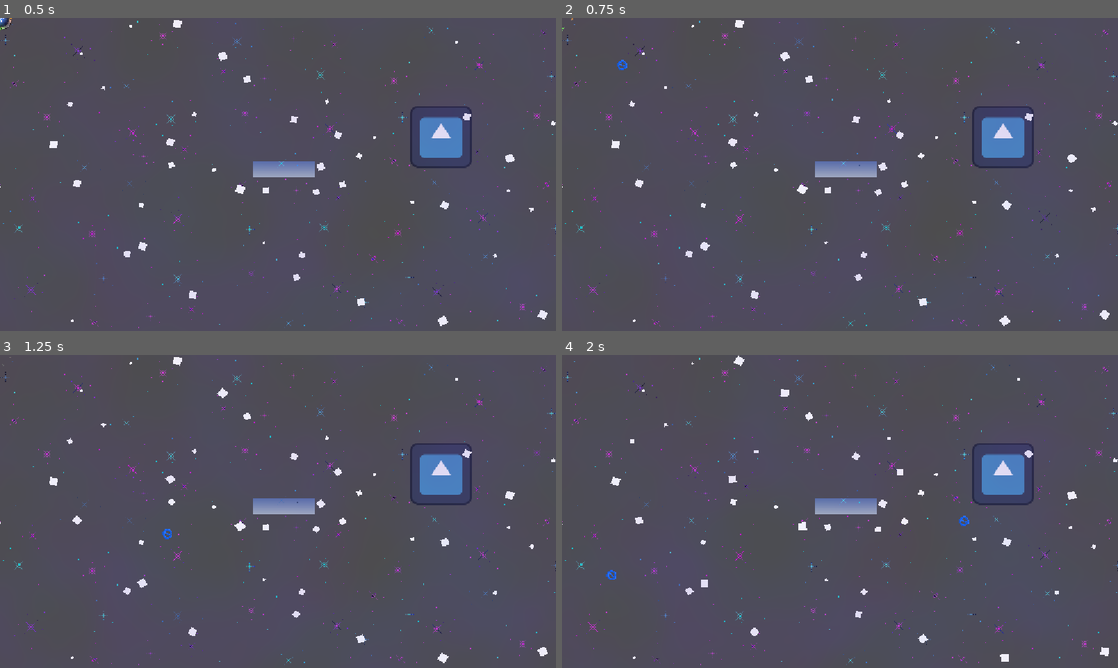
Above: before the commit, frames 1-4 (two rows, left to right).
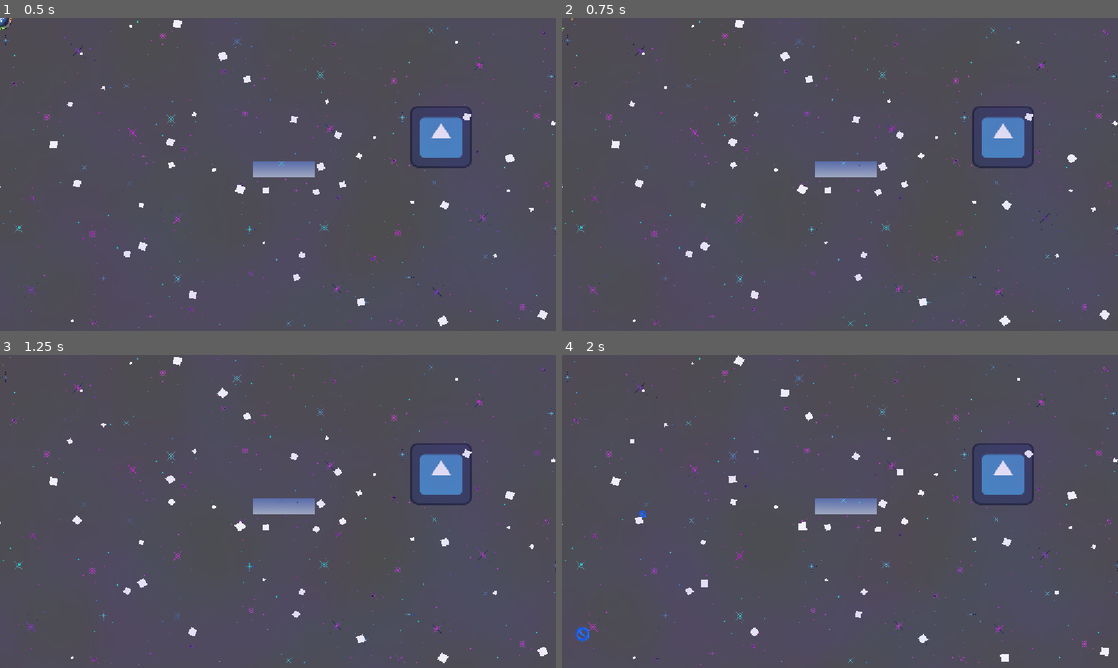
Above: after the commit, the same moments.

Repository: eee12342/New-Game
Game: Godot game, scene res://scenes/main.tscn
Two runs of this game, one before a commit and one after it. Both use one fixed random seed, a clock stepped at 60 frames per second and the inputs below. The engine's default icon, where the game draws it, is replaced by a stand-in: a white triangle on a blue panel in a dark square.
Inputs (mouse positions are in pixels of both pictures, inside the frame that each line leads up to):
- Up to frame 1 (0.5 s): no input
- Up to frame 2 (0.75 s): move the mouse to (962, 158) at 0.52 s; press the mouse at (962, 158) at 0.53 s; tap A (colour1) at 0.6 s
- Up to frame 3 (1.25 s): no input
- Up to frame 4 (2 s): move the mouse to (728, 527) at 1.27 s; release the mouse at (728, 527) at 1.28 s; click (728, 527) at 1.35 s; tap A (colour1) at 1.55 s

Frame 1 is identical in both runs. In frame 2, less than 0.1% of the frame differs, in the area x 9-12%, y 13-17%; in frame 3, less than 0.1%; in frame 4, 0.2%, in the area x 2-74%, y 49-92%.

Commit message:
Add charged-bullet setup and player charging
Introduce a charge-based firing mechanic: Player now tracks charge start/release and passes charge_time to fire(). Fire() looks up bullet from bullet_paths (added) and calls bullet.setup(chrg_time). Base Bullet gained a no-op setup() stub. Blue bullet (bulletblue.gd) now exposes frequency/amplitude tweaks, caps charge with MAX_CHARGE_TIME, scales amplitude and sprite based on charge, and clarifies move() returns a Vector2. Also rename bullet_path -> bullet_blue and add a temporary character.tscn24395117261.tmp scene (editor export).

Diff:
--- a/scenes/character/bullet/blue/bulletblue.gd
+++ b/scenes/character/bullet/blue/bulletblue.gd
@@ -1,12 +1,24 @@
 extends Bullet
 
 
-@export var frequency: float = 30
-@export var amplitude: float = 600
+@export var frequency: float = 100
+@export var amplitude: float = 200
 var time_passed: float = 0
 
+const MAX_CHARGE_TIME: float = 1000
 
-func move(delta: float):
+
+func setup(chrg_time: float) -> void:
+	if chrg_time > MAX_CHARGE_TIME:
+		chrg_time = MAX_CHARGE_TIME
+
+	amplitude *= (chrg_time / 200 + 1)
+	scale = Vector2(scale.x * (chrg_time / 1000) + 1, scale.y * (chrg_time / 1000) + 1)
+	if scale < Vector2.ONE:
+		scale = Vector2.ONE
+
+
+func move(delta: float) -> Vector2:
 	time_passed += delta * frequency
 	var vel_x = speed
 	var vel_y = sin(time_passed) * amplitude
--- a/scenes/character/bullet/bullet.gd
+++ b/scenes/character/bullet/bullet.gd
@@ -13,6 +13,10 @@
 	global_rotation = rot
 
 
+func setup(_charge_time: float) -> void:
+	pass
+
+
 func _physics_process(delta: float) -> void:
 	velocity = move(delta)
 	move_and_slide()
--- a/scenes/character/character.gd
+++ b/scenes/character/character.gd
@@ -3,8 +3,12 @@
 
 
 @onready var sprite: AnimatedSprite2D = $Sprite
-var bullet_path := preload("res://scenes/character/bullet/blue/bulletblue.tscn")
+var bullet_blue := preload("res://scenes/character/bullet/blue/bulletblue.tscn")
+var bullet_paths = {
+	"colour1": bullet_blue
+}
 @onready var bullet_spawn: Marker2D = $BulletSpawn
+var charge_started_time: float
 
 @export var speed := 300.0
 
@@ -26,8 +30,12 @@
 	else:
 		velocity = Vector2(0, 0)
 
-	if Input.is_action_just_pressed("fire"):
-		fire()
+	if Input.is_action_pressed("fire") and not charge_started_time:
+		charge_started_time = Time.get_ticks_msec()
+	if Input.is_action_just_released("fire"):
+		var charge_time = Time.get_ticks_msec() - charge_started_time
+		fire(charge_time)
+		charge_started_time = 0
 	if Input.is_action_pressed("colour_change_mode"):
 		in_colour_change_mode = true
 	else:
@@ -40,12 +48,15 @@
 # TODO: improve movement (make more floaty, add accel/decell properties
 
 
-func fire() -> void:
-	var bullet = bullet_path.instantiate()
-	bullet.pos = bullet_spawn.global_position
-	bullet.dir = rotation
-	bullet.rot = global_rotation
-	get_parent().add_child(bullet)
+func fire(chrg_time: float = 100) -> void:
+	var bullet_path = bullet_paths.get(current_colour)
+	if bullet_path:
+		var bullet = bullet_path.instantiate()
+		bullet.pos = bullet_spawn.global_position
+		bullet.dir = rotation
+		bullet.rot = global_rotation
+		bullet.setup(chrg_time)
+		get_parent().add_child(bullet)
 
 
 func handle_rotation() -> void:
Not shown, added: scenes/character/character.tscn24395117261.tmp
